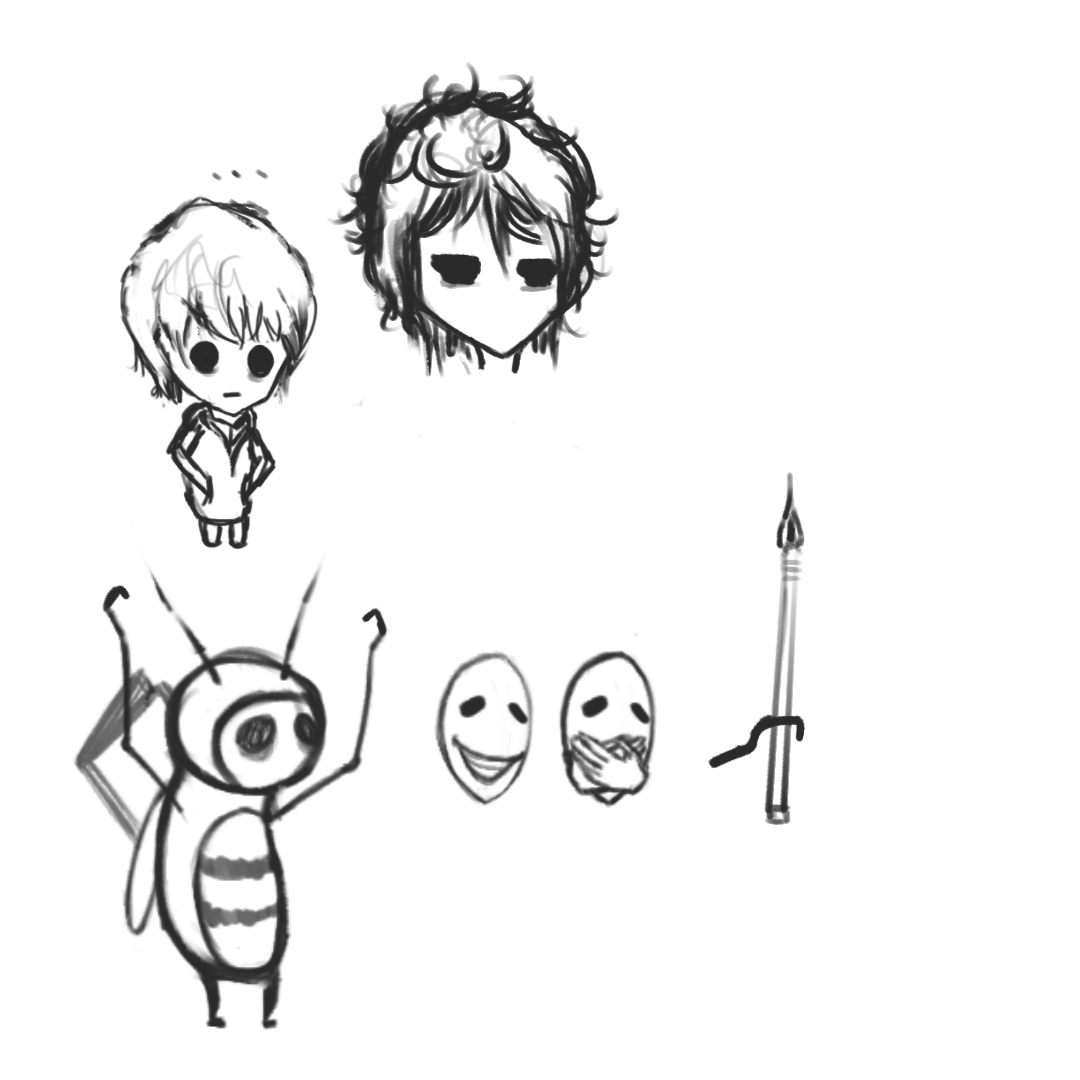
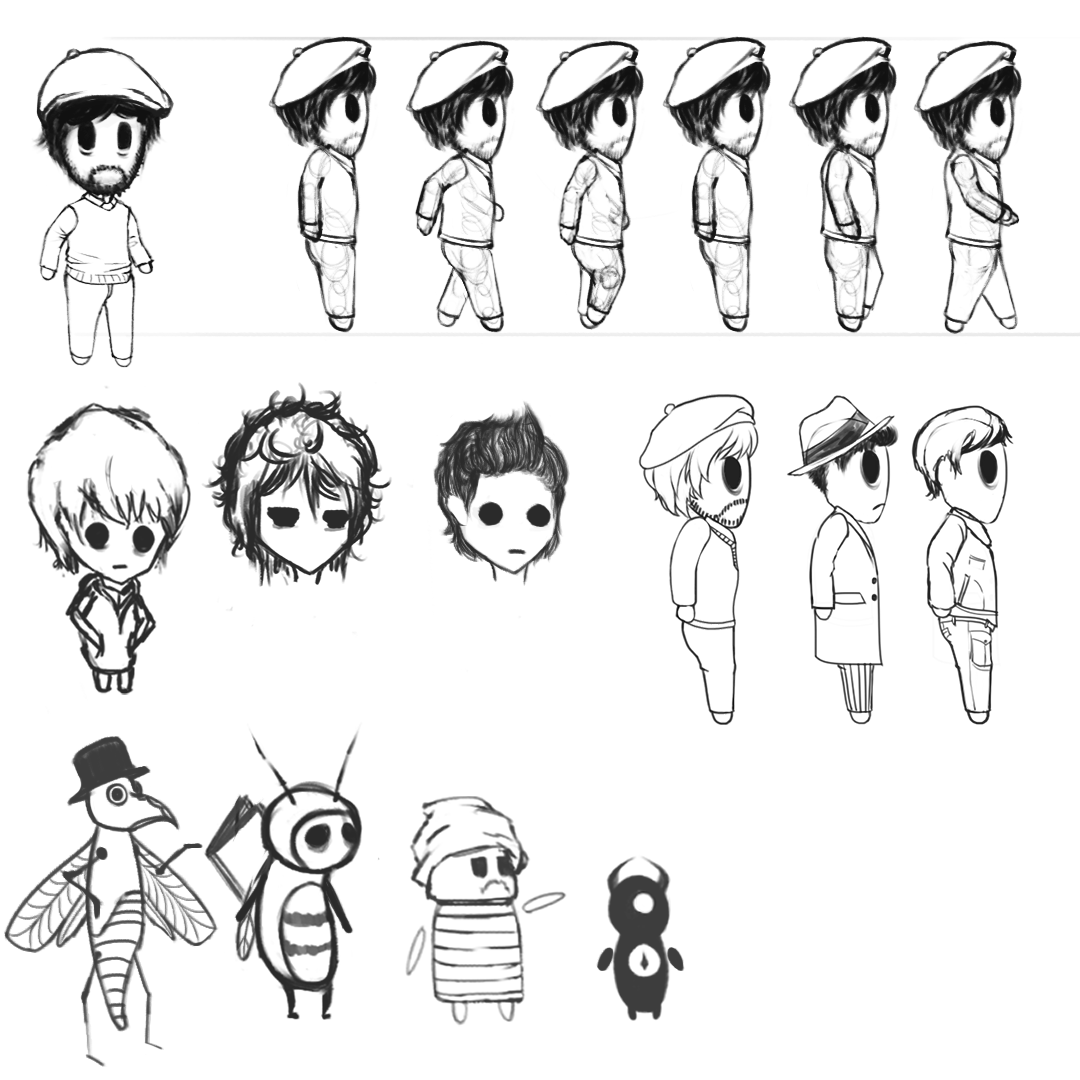
Comparing the layer stacks of the two 1080x1080 images. Changes:
added layer "Layer 6" above "Layer 5" over [32, 36, 1080, 368]
added layer "0522-작업" above "Layer 8" over [638, 394, 1014, 725]
renamed "Layer 2" to "Layer 8", painted on it over [3, 382, 685, 1067]
removed layer "Layer 3" over [560, 650, 657, 808]
removed layer "Layer 1" over [81, 57, 805, 1030]
